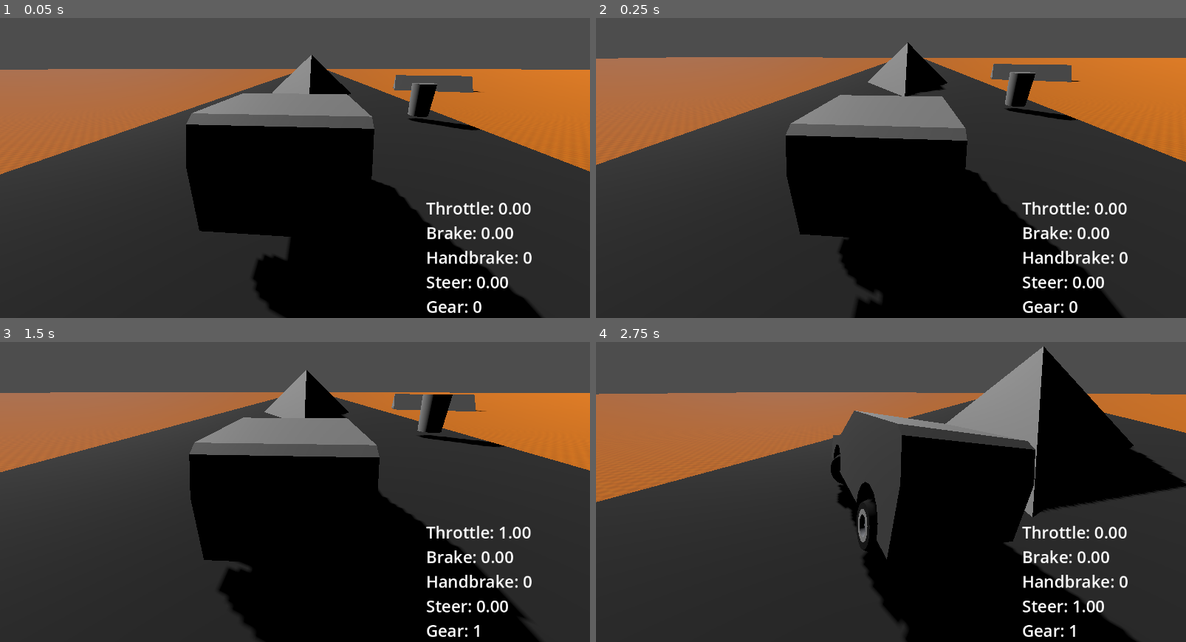
Above: before the commit, frames 1-4 (two rows, left to right).
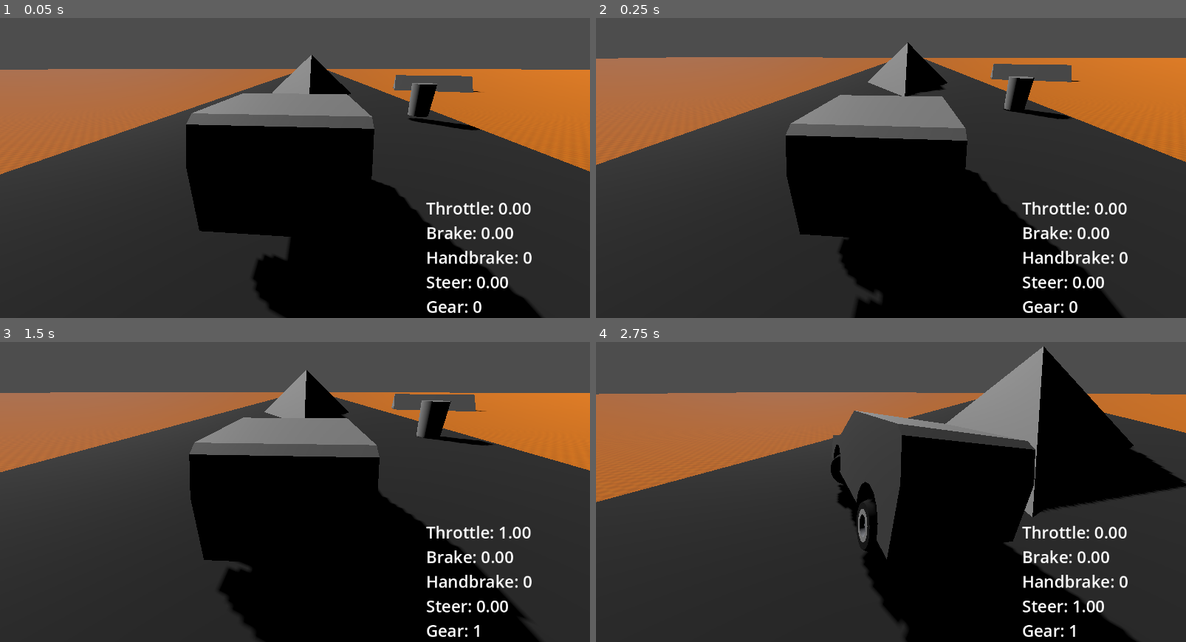
Above: after the commit, the same moments.

Repository: leems-dreems/car-driver
Game: Godot game, scene res://city_scene.tscn
Two runs of this game, one before a commit and one after it. Both use one fixed random seed, a clock stepped at 60 frames per second and the inputs below.
Inputs:
- Up to frame 1 (0.05 s): no input
- Up to frame 2 (0.25 s): no input
- Up to frame 3 (1.5 s): hold W (Accelerate) from 0.53 s (still down)
- Up to frame 4 (2.75 s): release W (Accelerate) at 2.03 s; hold A (Steer Left) from 2.03 s (still down)

The runs differ from the first frame. In frame 1, less than 0.1% of the frame differs, in the area x 69-74%, y 21-34%; in frame 2, 0.1%; in frame 3, 0.2%, in the area x 70-86%, y 17-35%; in frame 4, nothing differs.

Commit message:
fixed regular collisions on trash can
it needs to be a rigidbody3d so that normal collisions will happen

Diff:
--- a/collidables/trashbin_static.gd
+++ b/collidables/trashbin_static.gd
@@ -1,4 +1,4 @@
-extends Area3D
+extends RigidBody3D
 
 @export var resetTime = 15
 @export var physicsBin: PackedScene
--- a/collidables/trashbin_static.tscn
+++ b/collidables/trashbin_static.tscn
@@ -9,7 +9,7 @@
 top_radius = 0.7
 bottom_radius = 0.6
 
-[node name="TrashbinStatic" type="Area3D"]
+[node name="TrashbinStatic" type="RigidBody3D"]
 script = ExtResource("1_wmm8q")
 physicsBin = ExtResource("2_er7xi")
 
